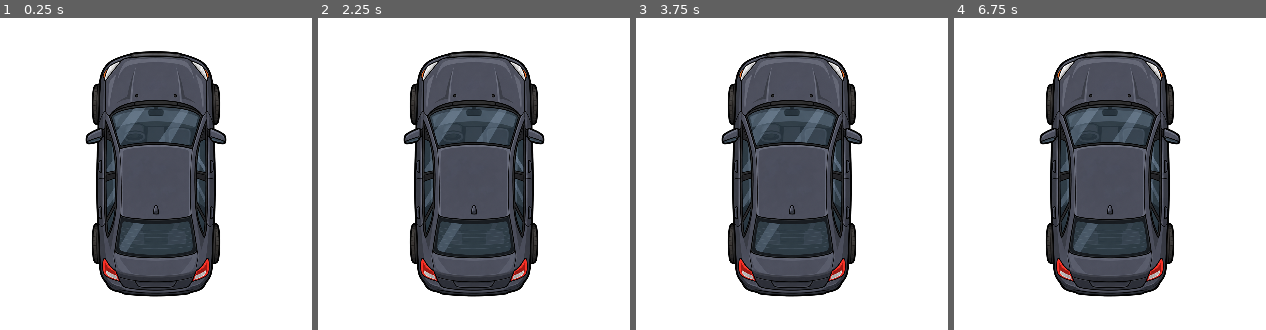
Above: before the commit, frames 1-4 (left to right).
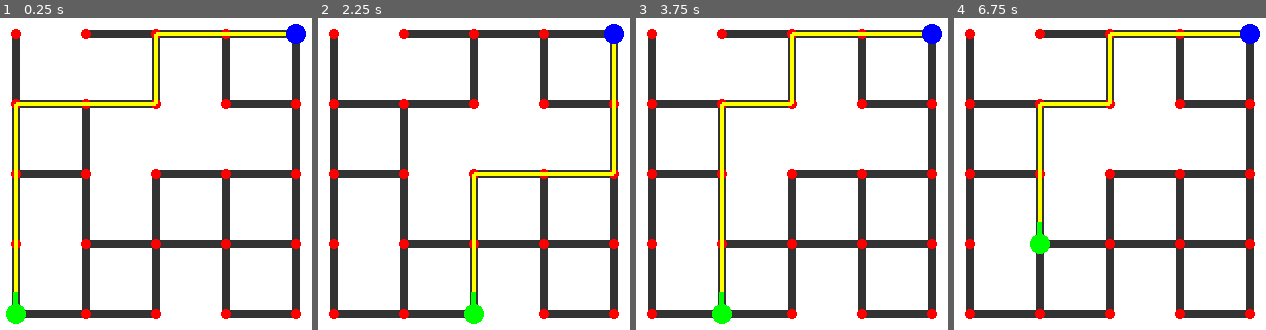
Above: after the commit, the same moments.

Repository: patrickcallahancomedy/comedian
Game: Godot game, scene res://scenes/drive/drive_module.tscn
The game is run twice, just before and just after one commit, with the same random seed, the same clock (stepped at 60 frames per second) and the same inputs.
Inputs (mouse positions are in pixels of both pictures, inside the frame that each line leads up to):
- Up to frame 1 (0.25 s): no input
- Up to frame 2 (2.25 s): tap Enter (ui_accept) at 0.5, 0.77, 1.25, 2 s; move the mouse to (567, 136) at 0.52 s; hold Right 0.53-1.25 s; click (567, 136) at 0.67 s; drag from (386, 211) to (452, 326) at 1.27 s; move the mouse to (outside the picture) at 2.02 s; hold Right from 2.03 s (still down); click (outside the picture) at 2.17 s
- Up to frame 3 (3.75 s): release Right at 2.75 s; tap Enter (ui_accept) at 2.75, 3.5 s; drag from (770, 326) to (664, 58) at 2.77 s; move the mouse to (919, 289) at 3.52 s; hold Left from 3.53 s (still down); click (919, 289) at 3.67 s
- Up to frame 4 (6.75 s): tap Enter (ui_accept) at 3.77, 4.25 s; release Left at 4.25 s; drag from (982, 58) to (outside the picture) at 4.27 s; move the mouse to (1131, 174) at 5.02 s; hold Down 5.03-5.75 s; click (1131, 174) at 5.17 s; drag from (outside the picture) to (1022, 211) at 5.77 s; move the mouse to (1203, 136) at 6.52 s; hold Up from 6.53 s (still down); click (1203, 136) at 6.67 s

The runs differ from the first frame. In frame 1, 43% of the frame differs, in the area x 1-99%, y 1-99%; in frame 2, 43%, in the area x 3-99%, y 1-99%; in frame 3, 43%; in frame 4, 43%.

Commit message:
Add city drive map prototype
This adds a new drive scene wired to a CityMap script that builds a 5x5 road grid, removes random roads while keeping the city connected, and finds a shortest route to the destination. It also includes the car asset import metadata and generated Godot UID files across the project.

Diff:
--- a/godot/scenes/drive/drive_module.tscn
+++ b/godot/scenes/drive/drive_module.tscn
@@ -1,31 +1,43 @@
-[gd_scene load_steps=2 format=3]
+[gd_scene format=3 uid="uid://toj3nfh0umto"]
 
-[ext_resource type="Texture2D" path="res://assets/car/player_car_top.png" id="1_car"]
+[ext_resource type="Script" uid="uid://dw6eqdga7khfh" path="res://scripts/drive/city_map.gd" id="1_boj34"]
+[ext_resource type="Texture2D" uid="uid://dkqq7eu8lpill" path="res://assets/car/player_car_top.png" id="1_car"]
 
-[node name="DriveModule" type="Control"]
+[node name="DriveModule" type="Control" unique_id=1084516026]
 layout_mode = 3
 anchors_preset = 15
 anchor_right = 1.0
 anchor_bottom = 1.0
 grow_horizontal = 2
 grow_vertical = 2
+metadata/_edit_vertical_guides_ = [215.0]
+metadata/_edit_horizontal_guides_ = [382.0]
 
-[node name="WhiteBackground" type="ColorRect" parent="."]
+[node name="WhiteBackground" type="ColorRect" parent="." unique_id=1313100671]
 layout_mode = 1
 anchors_preset = 15
 anchor_right = 1.0
 anchor_bottom = 1.0
 grow_horizontal = 2
 grow_vertical = 2
-color = Color(1, 1, 1, 1)
 
-[node name="PlayerCar" type="TextureRect" parent="."]
+[node name="CityMap" type="Control" parent="." unique_id=1442815347]
+layout_mode = 1
+anchors_preset = 15
+anchor_right = 1.0
+anchor_bottom = 1.0
+grow_horizontal = 2
+grow_vertical = 2
+script = ExtResource("1_boj34")
+
+[node name="PlayerCar" type="TextureRect" parent="." unique_id=1726496357]
+visible = false
 layout_mode = 0
 offset_left = 85.0
 offset_top = 252.0
 offset_right = 345.0
-offset_bottom = 512.0
+offset_bottom = 513.0
+mouse_filter = 2
 texture = ExtResource("1_car")
 expand_mode = 1
 stretch_mode = 5
-mouse_filter = 2
--- /dev/null
+++ b/godot/scripts/drive/city_map.gd
@@ -0,0 +1,280 @@
+extends Control
+#constants
+@export var grid_size: int = 5
+@export var block_size: float = 70.0
+@export var road_width: float = 8.0
+@export var roads_to_remove: int = 8
+
+#variables
+var intersections: Array[Vector2i] = []
+var roads: Array = []
+var start_intersection := Vector2i(0, 4)
+var destination_intersection := Vector2i(4, 0)
+var shortest_route: Array[Vector2i] = []
+var rng := RandomNumberGenerator.new()
+var current_intersection := Vector2i(0, 4)
+var heading := Vector2i(0, -1)
+
+#functions
+func _ready() -> void:
+	rng.randomize()
+
+	_build_intersections()
+	_build_roads()
+	_remove_random_roads()
+
+	shortest_route = _find_shortest_route(
+		current_intersection,
+		destination_intersection
+	)
+
+	print("City connected: ", _city_is_connected())
+#end of ready()
+
+func _build_intersections() -> void:
+	intersections.clear()
+
+	for y in range(grid_size):
+		for x in range(grid_size):
+			intersections.append(Vector2i(x, y))
+
+#end of _build interactions
+
+func _build_roads() -> void:
+	roads.clear()
+
+	for y in range(grid_size):
+		for x in range(grid_size):
+
+			# Connect to the intersection on the right.
+			if x < grid_size - 1:
+				roads.append([
+					Vector2i(x, y),
+					Vector2i(x + 1, y)
+				])
+
+			# Connect to the intersection below.
+			if y < grid_size - 1:
+				roads.append([
+					Vector2i(x, y),
+					Vector2i(x, y + 1)
+				])
+
+#end of build roads
+
+func _draw() -> void:
+	var city_width := (grid_size - 1) * block_size
+	var city_height := (grid_size - 1) * block_size
+
+	# Center the city on the screen.
+	var start := Vector2(
+		(size.x - city_width) / 2.0,
+		(size.y - city_height) / 2.0
+	)
+
+	var road_color := Color(0.2, 0.2, 0.2)
+
+	# Draw every road stored in our roads list.
+	for road in roads:
+		var start_intersection: Vector2i = road[0]
+		var end_intersection: Vector2i = road[1]
+
+		var road_start := start + Vector2(start_intersection) * block_size
+		var road_end := start + Vector2(end_intersection) * block_size
+
+		draw_line(
+			road_start,
+			road_end,
+			road_color,
+			road_width
+		)
+
+	# Draw a red dot at every intersection.
+	for intersection in intersections:
+		var point := start + Vector2(intersection) * block_size
+		draw_circle(point, 5.0, Color.RED)
+
+
+	for i in range(shortest_route.size() - 1):
+		var a := start + Vector2(shortest_route[i]) * block_size
+		var b := start + Vector2(shortest_route[i + 1]) * block_size
+
+		draw_line(
+			a,
+			b,
+			Color.YELLOW,
+			4.0
+	)
+	var current_point := start + Vector2(current_intersection) * block_size
+	var destination_point := start + Vector2(destination_intersection) * block_size
+
+	draw_circle(current_point, 10.0, Color.GREEN)
+	var heading_end := current_point + Vector2(heading) * 22.0
+
+	draw_line(
+		current_point,
+		heading_end,
+		Color.GREEN,
+		5.0
+	)
+	draw_circle(destination_point, 10.0, Color.BLUE)
+#end of draw
+
+func _city_is_connected() -> bool:
+	if intersections.is_empty():
+		return true
+
+	var visited: Dictionary = {}
+	var queue: Array[Vector2i] = []
+
+	var first_intersection: Vector2i = intersections[0]
+	queue.append(first_intersection)
+	visited[first_intersection] = true
+
+	while not queue.is_empty():
+		var current: Vector2i = queue.pop_front()
+
+		for road in roads:
+			var a: Vector2i = road[0]
+			var b: Vector2i = road[1]
+
+			var neighbor := Vector2i.ZERO
+			var found_neighbor := false
+
+			if a == current:
+				neighbor = b
+				found_neighbor = true
+			elif b == current:
+				neighbor = a
+				found_neighbor = true
+
+			if found_neighbor and not visited.has(neighbor):
+				visited[neighbor] = true
+				queue.append(neighbor)
+
+	return visited.size() == intersections.size()
+#end of city is connected
+
+func _remove_random_roads() -> void:
+	var removed_count := 0
+	var attempts := 0
+
+	while removed_count < roads_to_remove and attempts < 100:
+		attempts += 1
+
+		var road_index := rng.randi_range(0, roads.size() - 1)
+		var removed_road = roads[road_index]
+
+		roads.remove_at(road_index)
+
+		if _city_is_connected():
+			removed_count += 1
+		else:
+			roads.insert(road_index, removed_road)
+#end of remove random roads
+
+func _find_shortest_route(
+	start_node: Vector2i,
+	end_node: Vector2i
+) -> Array[Vector2i]:
+
+	var queue: Array[Vector2i] = [start_node]
+	var came_from: Dictionary = {}
+
+	came_from[start_node] = start_node
+
+	while not queue.is_empty():
+		var current: Vector2i = queue.pop_front()
+
+		if current == end_node:
+			break
+
+		for road in roads:
+			var a: Vector2i = road[0]
+			var b: Vector2i = road[1]
+
+			var neighbor := Vector2i.ZERO
+			var found_neighbor := false
+
+			if a == current:
+				neighbor = b
+				found_neighbor = true
+			elif b == current:
+				neighbor = a
+				found_neighbor = true
+
+			if found_neighbor and not came_from.has(neighbor):
+				came_from[neighbor] = current
+				queue.append(neighbor)
+
+	var route: Array[Vector2i] = []
+
+	if not came_from.has(end_node):
+		return route
+
+	var current := end_node
+
+	while current != start_node:
+		route.push_front(current)
+		current = came_from[current]
+
+	route.push_front(start_node)
+
+	return route
+#end of find shortest route
+
+func _road_exists_between(a: Vector2i, b: Vector2i) -> bool:
+	for road in roads:
+		var road_a: Vector2i = road[0]
+		var road_b: Vector2i = road[1]
+
+		if (road_a == a and road_b == b) or (road_a == b and road_b == a):
+			return true
+
+	return false
+#end road exist between
+
+func _try_move(direction: Vector2i) -> void:
+	var next_intersection := current_intersection + direction
+
+	if not intersections.has(next_intersection):
+		return
+
+	if not _road_exists_between(current_intersection, next_intersection):
+		return
+
+	current_intersection = next_intersection
+
+	shortest_route = _find_shortest_route(
+		current_intersection,
+		destination_intersection
+	)
+	queue_redraw()
+#end try inbetween
+
+func _unhandled_key_input(event: InputEvent) -> void:
+	if not event is InputEventKey:
+		return
+
+	if not event.pressed:
+		return
+
+	match event.keycode:
+		KEY_UP:
+			_try_move(Vector2i(0, -1))
+		KEY_DOWN:
+			_try_move(Vector2i(0, 1))
+		KEY_LEFT:
+			_try_move(Vector2i(-1, 0))
+		KEY_RIGHT:
+			_try_move(Vector2i(1, 0))
+		KEY_A:
+			heading = Vector2i(heading.y, -heading.x)
+			queue_redraw()
+		KEY_D:
+			heading = Vector2i(-heading.y, heading.x)
+			queue_redraw()
+		KEY_W:
+			_try_move(heading)
+
+#end unhandled key input
Not shown, added: godot/assets/car/B7CFD96D-8CE3-4665-9B1A-99DE84F8FCF4.png.import
Not shown, added: godot/assets/car/player_car_top.png.import
Not shown, added: godot/data/gig_data.gd.uid
Not shown, added: godot/data/gig_database.gd.uid
Not shown, added: godot/data/skeleton_flow.gd.uid
Not shown, added: godot/data/state_definitions.gd.uid
Not shown, added: godot/scripts/car/car_minimap.gd.uid
Not shown, added: godot/scripts/car/car_module.gd.uid
Not shown, added: godot/scripts/car/car_road.gd.uid
Not shown, added: godot/scripts/car/car_route_data.gd.uid
Not shown, added: godot/scripts/core/calendar_module.gd.uid
Not shown, added: godot/scripts/core/career_event_module.gd.uid
(and 25 more such lines)
